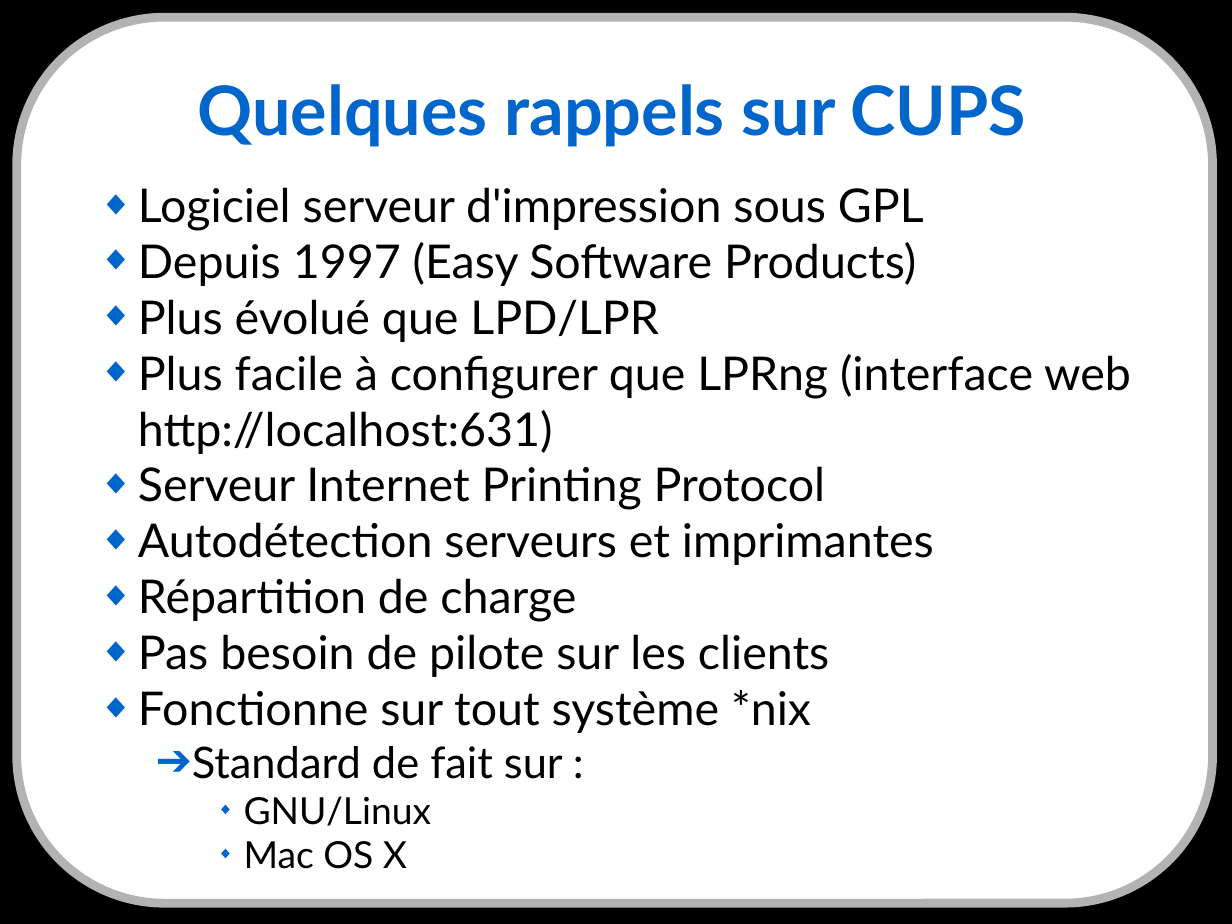
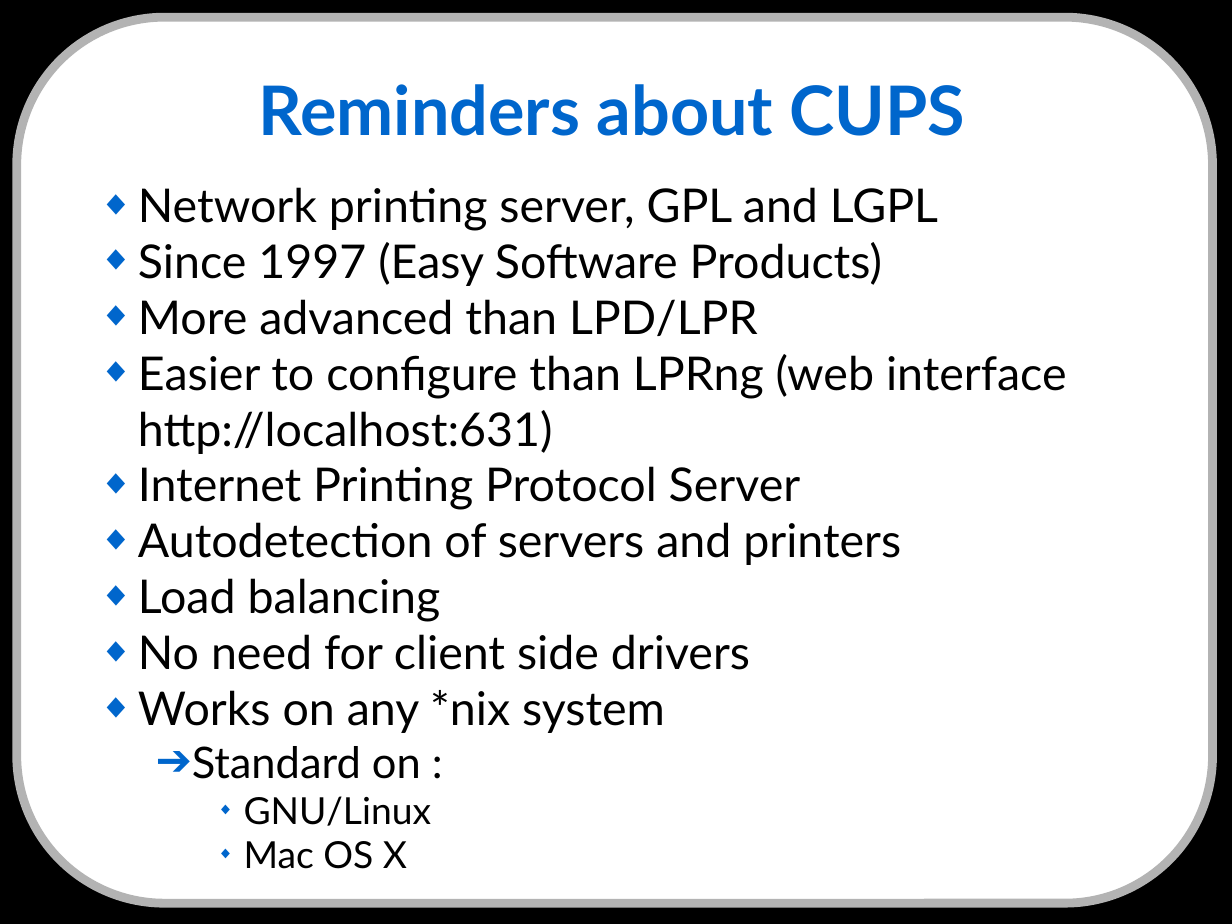
Before and after one commit to cnighswonger/pykota, a slide deck: slide 3 of docs/presentations/english/conference_jm2l2008-20081115.odp. Drawn at 1232x924 pixels with LibreOffice and Linux fonts; fonts in the diff are those of the drawing. Boxes give left, top, right and bottom in pixels: in the first picture for what was removed or moved away, otherwise in the second. Text is boxed around its words. In the diff, an @@ line names an element or a change of style, - is before the commit and + after.

```diff
--- a/docs/presentations/english/conference_jm2l2008-20081115.odp
+++ b/docs/presentations/english/conference_jm2l2008-20081115.odp
@@ title at [258,84,965,136]: text changed @@
-Quelques rappels sur CUPS
+Reminders about CUPS
@@ text at [138,187,1067,779]: text changed @@
-◆ Logiciel serveur d'impression sous GPL
-◆ Depuis 1997 (Easy Software Products)
-◆ Plus évolué que LPD/LPR
-◆ Plus facile à configurer que LPRng (interface web http://localhost:631)
-◆ Serveur Internet Printing Protocol
-◆ Autodétection serveurs et imprimantes
-◆ Répartition de charge
-◆ Pas besoin de pilote sur les clients
-◆ Fonctionne sur tout système *nix
-  ➔ Standard de fait sur :
+◆ Network printing server, GPL and LGPL
+◆ Since 1997 (Easy Software Products)
+◆ More advanced than LPD/LPR
+◆ Easier to configure than LPRng (web interface http://localhost:631)
+◆ Internet Printing Protocol Server
+◆ Autodetection of servers and printers
+◆ Load balancing
+◆ No need for client side drivers
+◆ Works on any *nix system
+  ➔ Standard on :
```
Also in this commit, not shown: 8 other slides changed, 7 slides added, 7 slides removed.
